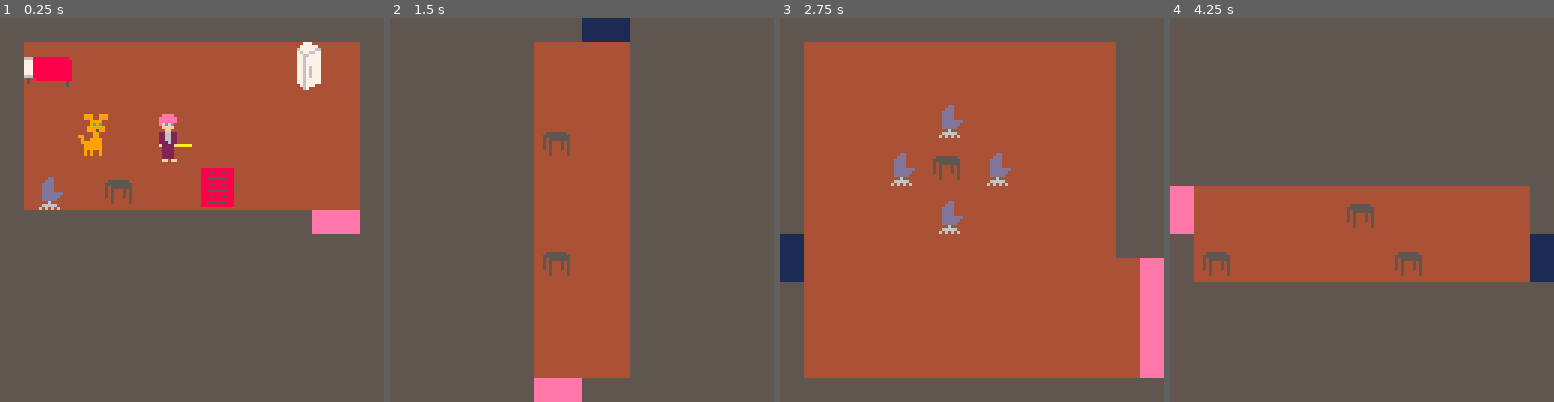
Above: before the commit, frames 1-4 (left to right).
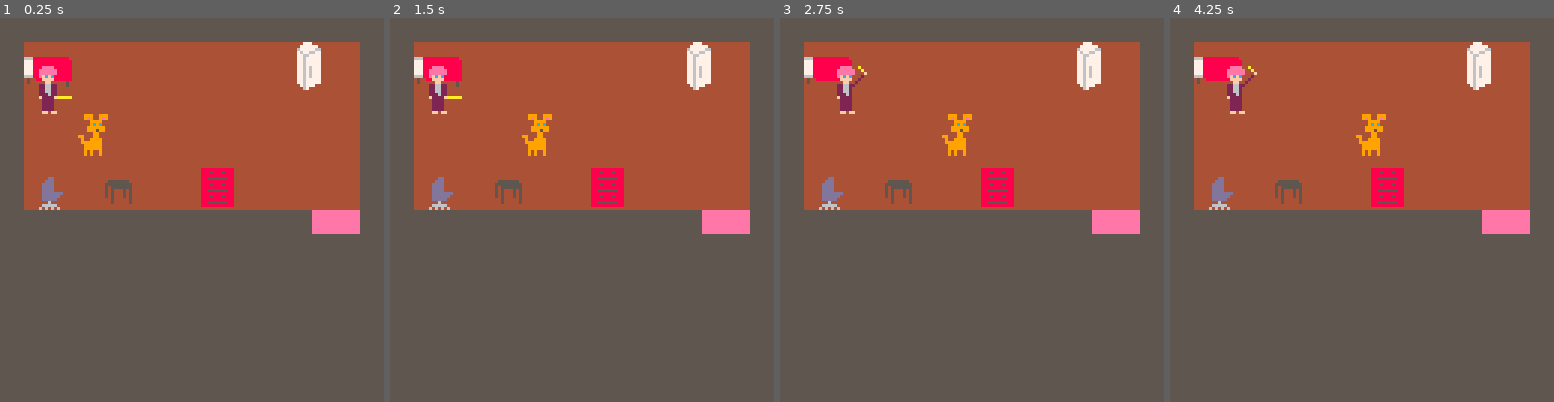
Above: after the commit, the same moments.

Repository: kuhnevan/ims-445-final-project
Game: PICO-8 cartridge final/finalproject.p8
Two runs of this game, one before a commit and one after it. Both use one fixed random seed, a clock stepped at 60 frames per second and the inputs below.
Inputs:
- Up to frame 1 (0.25 s): no input
- Up to frame 2 (1.5 s): tap O (Z key) at 0.7 s
- Up to frame 3 (2.75 s): hold Right 1.6-2.1 s; tap O (Z key) at 1.7, 2.1, 2.5 s; hold Up 2.15-2.42 s; hold Right from 2.47 s (still down)
- Up to frame 4 (4.25 s): tap O (Z key) every 0.4 s from 2.9 to 4.1 s; release Right at 3.03 s; hold Left 3.08-3.58 s; hold Down 3.63-3.97 s; hold Right from 4.02 s (still down)

The runs differ from the first frame. In frame 1, 1.0% of the frame differs, in the area x 10-50%, y 12-38%; in frame 2, 42%; in frame 3, 48%; in frame 4, 51%, in the area x 0-100%, y 6-69%.

Commit message:
Linked levels

Diff:
--- a/final/finalproject.p8
+++ b/final/finalproject.p8
@@ -12,10 +12,42 @@
 
 cellwidth = 8
 
+-- The position where the player will start at each level
+roomstart = {}
+roomstart["x"] = 1 * cellwidth
+roomstart["y"] = 2 * cellwidth
+
+level1start = {}
+level1start["x"] = 24 * cellwidth
+level1start["y"] = 0 * cellwidth
+
+level2start = {}
+level2start["x"] = 32 * cellwidth
+level2start["y"] = 6 * cellwidth
+
+level3start = {}
+level3start["x"] = 48 * cellwidth
+level3start["y"] = 9 * cellwidth
+
+level4start = {}
+level4start["x"] = 65 * cellwidth
+level4start["y"] = 11 * cellwidth
+
+level5start = {}
+level5start["x"] = 95 * cellwidth
+level5start["y"] = 9 * cellwidth
+
+level6start = {}
+level6start["x"] = 102 * cellwidth
+level6start["y"] = 14 * cellwidth
+
+levelstarts = {roomstart, level1start, level2start, level3start, level4start, level5start,
+                level6start}
+
 -- initializes the player
 p1 = {
-    x = 6 * cellwidth,
-    y = 4 * cellwidth,
+    x = roomstart.x,
+    y = roomstart.y,
     hasbat = false,
     damage = 0,
     health = 10,
@@ -163,6 +195,19 @@
  if (fget(mget(p1.x/8, p1.y /8) + 2, 3)) level+=1
 end
 
+function changearea() -- Changes the area when the player steps on the pink mat
+ sprindexfeetlevel = mget(p1.x / 8, (p1.y / 8) + 1)
+ if sprindexfeetlevel == 51 then
+  if level < 6 then
+   level += 1
+  else
+   level = 0 -- level zero is the bedroom
+  end
+  p1.x = levelstarts[level + 1].x -- +1 offset because lua starts indexes at 1
+  p1.y = levelstarts[level + 1].y -- +1 offset because lua starts indexes at 1
+ end
+end
+
 
 function _update()
  checkloc()
@@ -171,10 +216,11 @@
  if (btn(2)) then moveup(p1) end
  if (btn(3)) then movedown(p1) end
  if (btnp(4)) then
-    if (level <= 5) then level+=1
-    else level = 0 end
+   -- if (level <= 5) then level+=1
+   -- else level = 0 end
  	if (p1.sprindex == 11) then	attackanim() end
  end
+ changearea()
  moveright(dog)
 end
 
